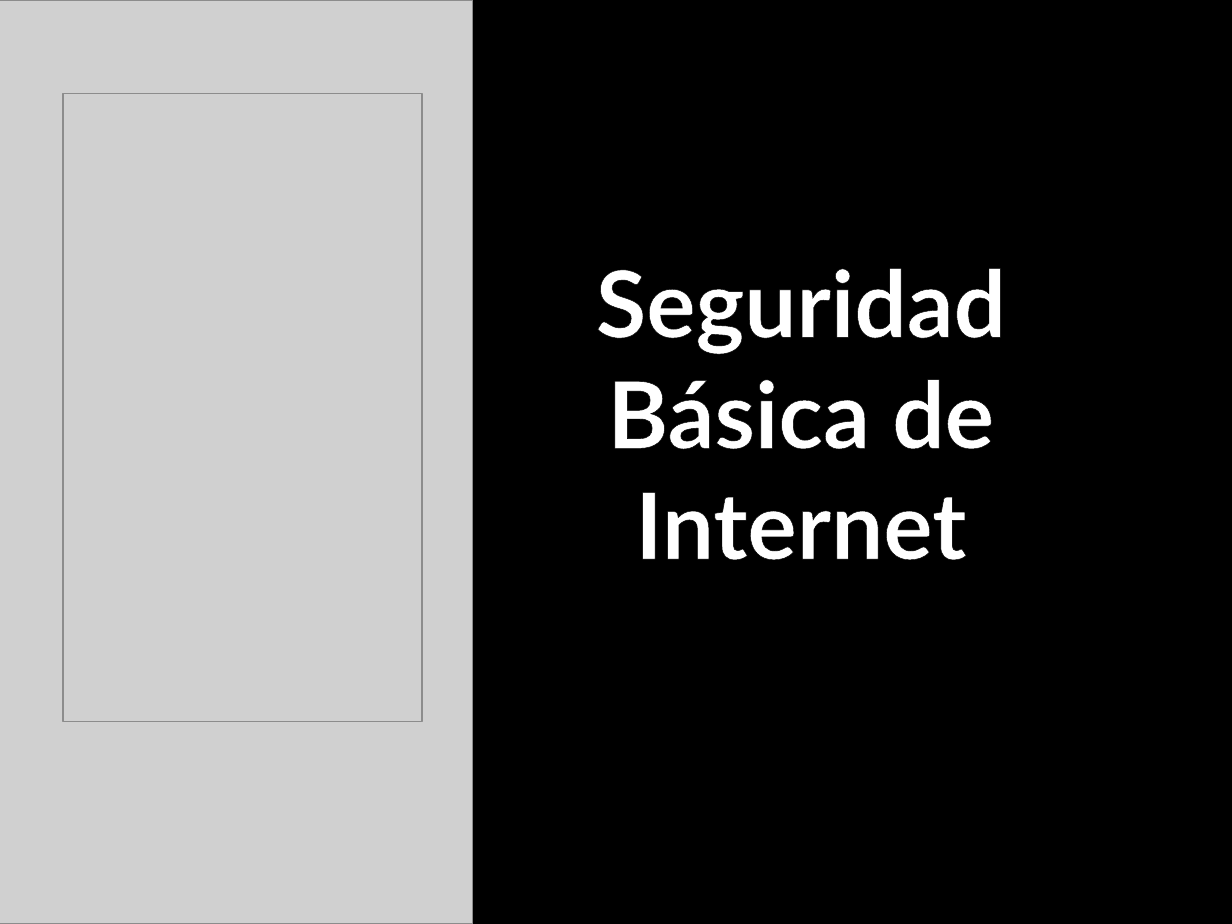
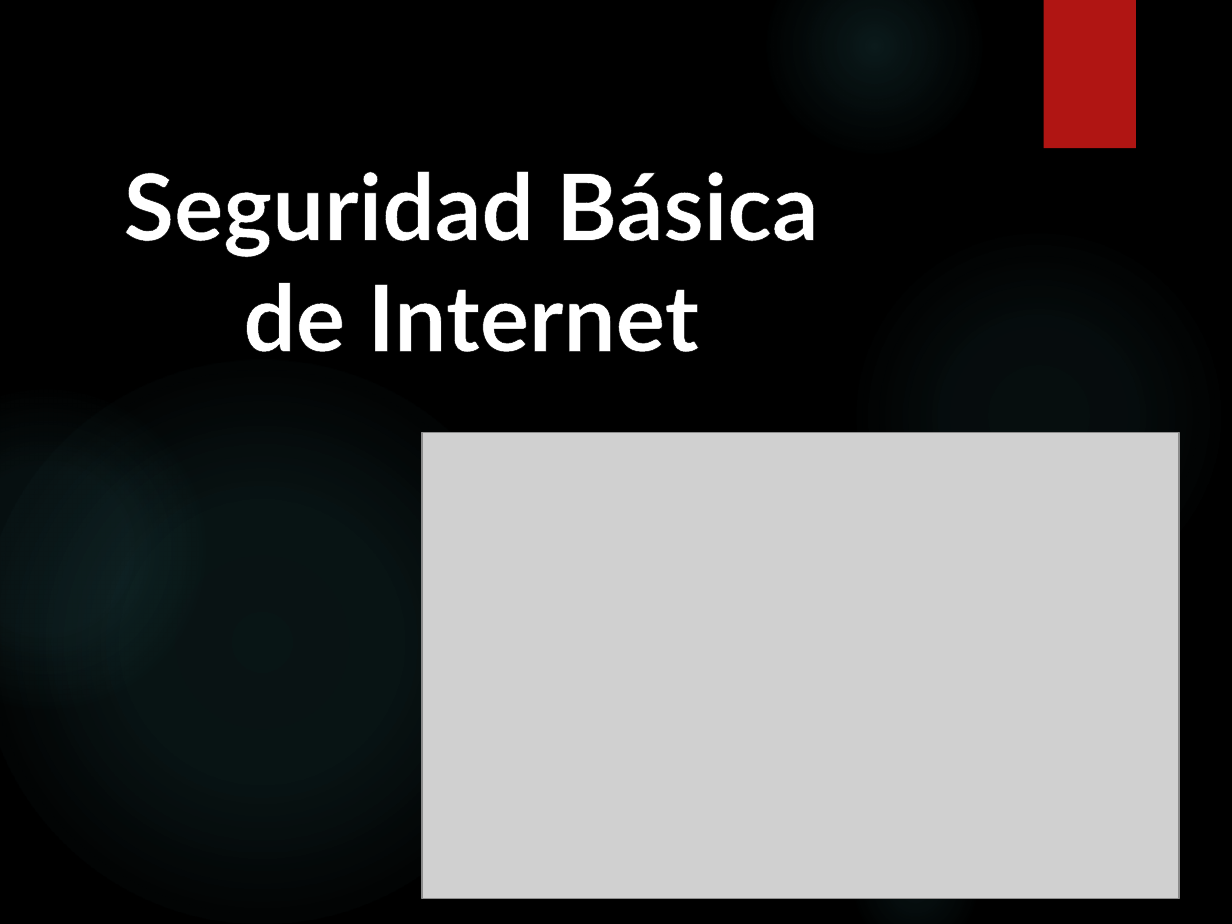
Before and after one commit to YarithzaGalindoAyala/Fase3_ConstruccionOVI, a slide deck: slide 1 of Docu/docu3.pptx. Drawn at 1232x924 pixels with LibreOffice and Linux fonts; fonts in the diff are those of the drawing; grey boxes stand for pictures; background and template pictures are left out. Boxes give left, top, right and bottom in pixels: in the first picture for what was removed or moved away, otherwise in the second. Text is boxed around its words. In the diff, an @@ line names an element or a change of style, - is before the commit and + after.

```diff
--- a/Docu/docu3.pptx
+++ b/Docu/docu3.pptx
@@ picture removed at <box>0,0,473,924</box> @@
@@ ellipse added at <box>766,0,982,154</box>, fill gradient #50B9C1 @@
@@ rectangle added at <box>1044,0,1136,148</box>, fill #B01513 @@
@@ picture removed at <box>63,94,421,722</box> @@
@@ text "Seguridad Básica de Internet" rewrapped from <box>596,268,1006,560</box> to <box>123,171,818,352</box> @@
@@ ellipse added at <box>849,225,1228,605</box>, fill gradient #50B9C1 @@
@@ ellipse added at <box>0,360,543,924</box>, fill gradient #50B9C1 @@
@@ ellipse added at <box>0,391,205,708</box>, fill gradient #50B9C1 @@
@@ picture added at <box>423,432,1180,898</box> @@
@@ ellipse added at <box>849,822,982,924</box>, fill gradient #50B9C1 @@
```
Also in this commit, not shown: 4 other slides changed, 1 slide added, 1 slide removed, 1 other file.
